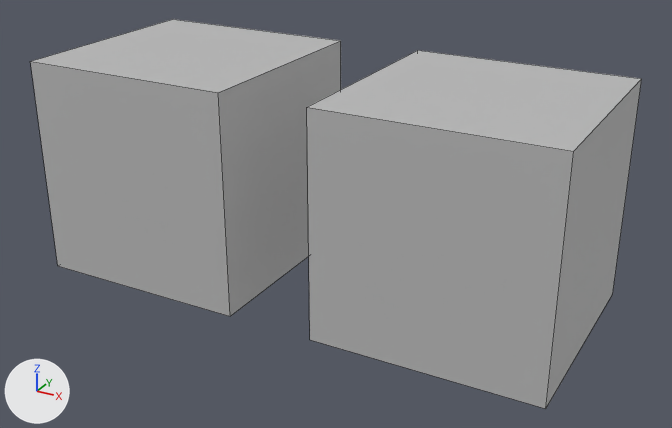
The Blender file References/Blender/t09_wrap_filter.blend, before and after one commit.
The view is the same before and after, from a 50 mm camera at (1.9, -3.36, 2.03) aimed at (0.07, -0.03, 0.36). Arrows for +X, +Y and +Z are at lower left; the lights stay in place. The older version comes first. Mesh edges are drawn as thin lines.

Objects in the first picture: 'ClipClosest', 'RepeatLinear'.
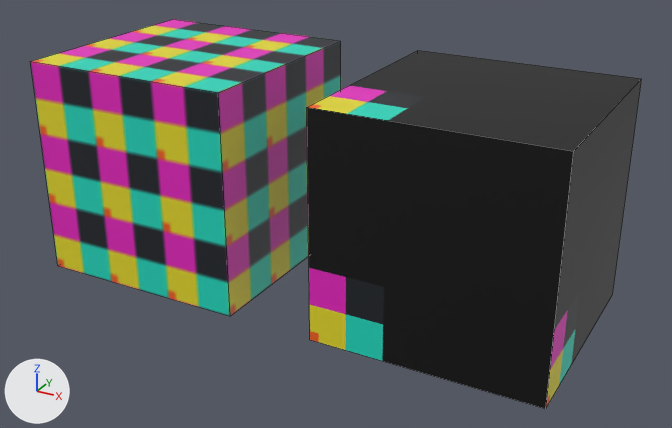
Where the change shows, as pixel boxes [x1, y1, x2, y2] in the pictures (672 x 428 px):
'ClipClosest', surface changed (grey to black)
    both: [307, 50, 641, 409]
'RepeatLinear', surface changed (darker)
    both: [30, 19, 341, 316]

The change, as a list of edits to the scene's bpy script:
```text
Add img_filter_probe:
    img_filter_probe = load_image('filter_probe', '_unpacked/filter_probe', 16, 16, 'sRGB')
Change mat_repeatlinear:
    where n0 = _N.new('ShaderNodeBsdfPrincipled'); n0.name = 'Principled BSDF'
    remove n0.inputs[0].default_value = (0.5, 0.5, 0.5, 1.0)  # 'Base Color', grey #bcbcbc
    add n2 = _N.new('ShaderNodeTexImage'); n2.name = 'Image Texture'
    add n2.image = img_filter_probe
    add n3 = _N.new('ShaderNodeMapping'); n3.name = 'Mapping'
    add n3.inputs[3].default_value = (3.0, 3.0, 1.0)  # 'Scale'
    add n4 = _N.new('ShaderNodeTexCoord'); n4.name = 'Texture Coordinate'
    add _L.new(n4.outputs[2], n3.inputs[0])  # 'UV' to 'Vector'
    add _L.new(n3.outputs[0], n2.inputs[0])  # 'Vector' to 'Vector'
    add _L.new(n2.outputs[0], n0.inputs[0])  # 'Color' to 'Base Color'
Change mat_clipclosest:
    where n0 = _N.new('ShaderNodeBsdfPrincipled'); n0.name = 'Principled BSDF'
    remove n0.inputs[0].default_value = (0.5, 0.5, 0.5, 1.0)  # 'Base Color', grey #bcbcbc
    add n2 = _N.new('ShaderNodeTexImage'); n2.name = 'Image Texture'
    add n2.image = img_filter_probe
    add n2.interpolation = 'Closest'
    add n2.extension = 'CLIP'
    add n3 = _N.new('ShaderNodeMapping'); n3.name = 'Mapping'
    add n3.inputs[3].default_value = (3.0, 3.0, 1.0)  # 'Scale'
    add n4 = _N.new('ShaderNodeTexCoord'); n4.name = 'Texture Coordinate'
    add _L.new(n4.outputs[2], n3.inputs[0])  # 'UV' to 'Vector'
    add _L.new(n3.outputs[0], n2.inputs[0])  # 'Vector' to 'Vector'
    add _L.new(n2.outputs[0], n0.inputs[0])  # 'Color' to 'Base Color'
```
